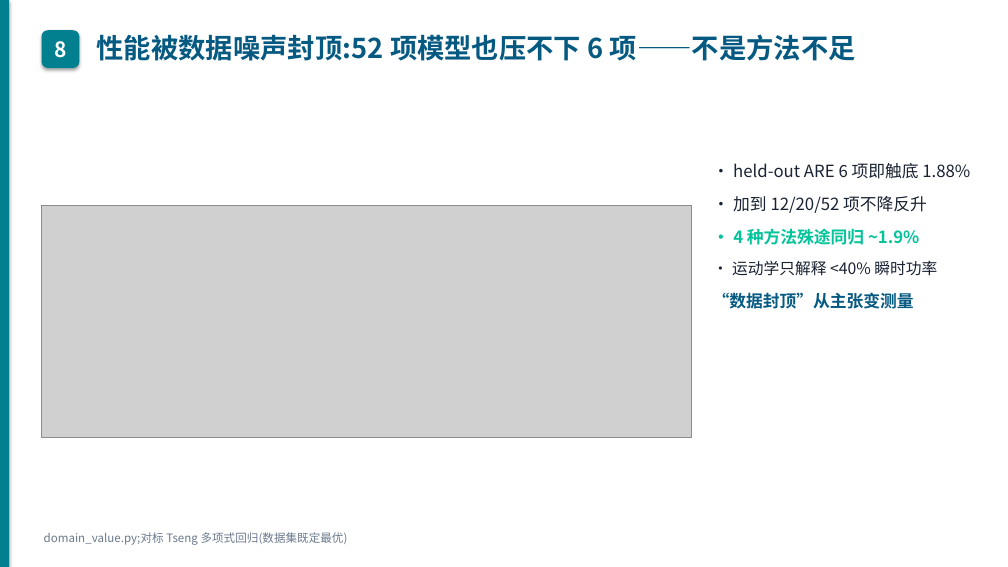
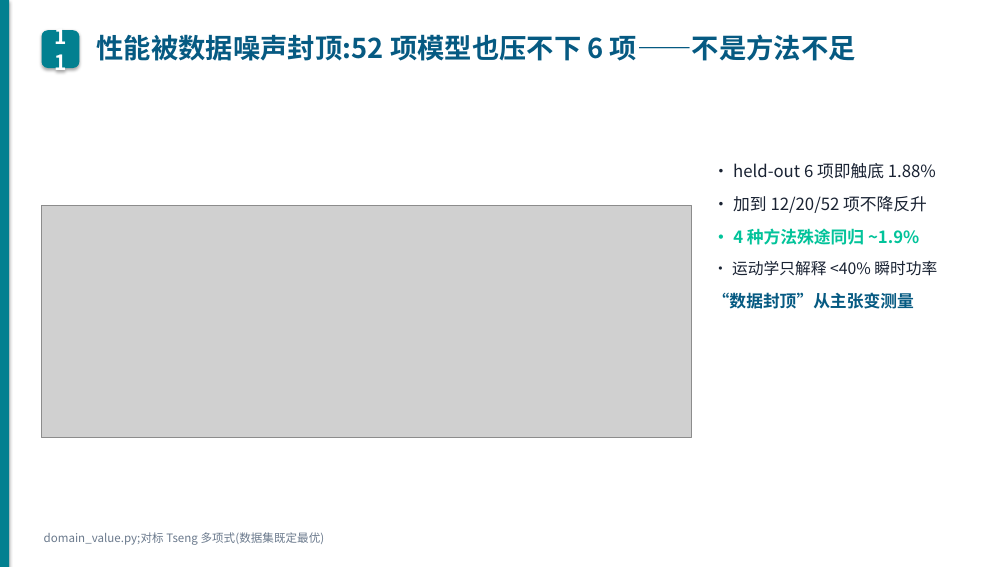
Before and after one commit to wbz0429/PathPlanningwithEnergy, a slide deck: slide 12 of autoresearch/energy_m100/experiments/midterm_defense.pptx (slide 9 before the commit). Drawn at 1008x567 pixels with LibreOffice and Linux fonts; fonts in the diff are those of the drawing; grey boxes stand for pictures. Boxes give left, top, right and bottom in pixels: in the first picture for what was removed or moved away, otherwise in the second. Text is boxed around its words. In the diff, an @@ line names an element or a change of style, - is before the commit and + after.

```diff
--- a/autoresearch/energy_m100/experiments/midterm_defense.pptx
+++ b/autoresearch/energy_m100/experiments/midterm_defense.pptx
@@ text in rounded rectangle at [54,41,66,58]: text changed @@
-8
+11
@@ text at [733,163,936,179]: text changed @@
-· held-out ARE 6 项即触底 1.88%
+· held-out 6 项即触底 1.88%
@@ text at [44,532,325,545]: text changed @@
-domain_value.py;对标 Tseng 多项式回归(数据集既定最优)
+domain_value.py;对标 Tseng 多项式(数据集既定最优)
```
Also in this commit, not shown: 16 other slides changed, 4 slides added, 1 other file.
